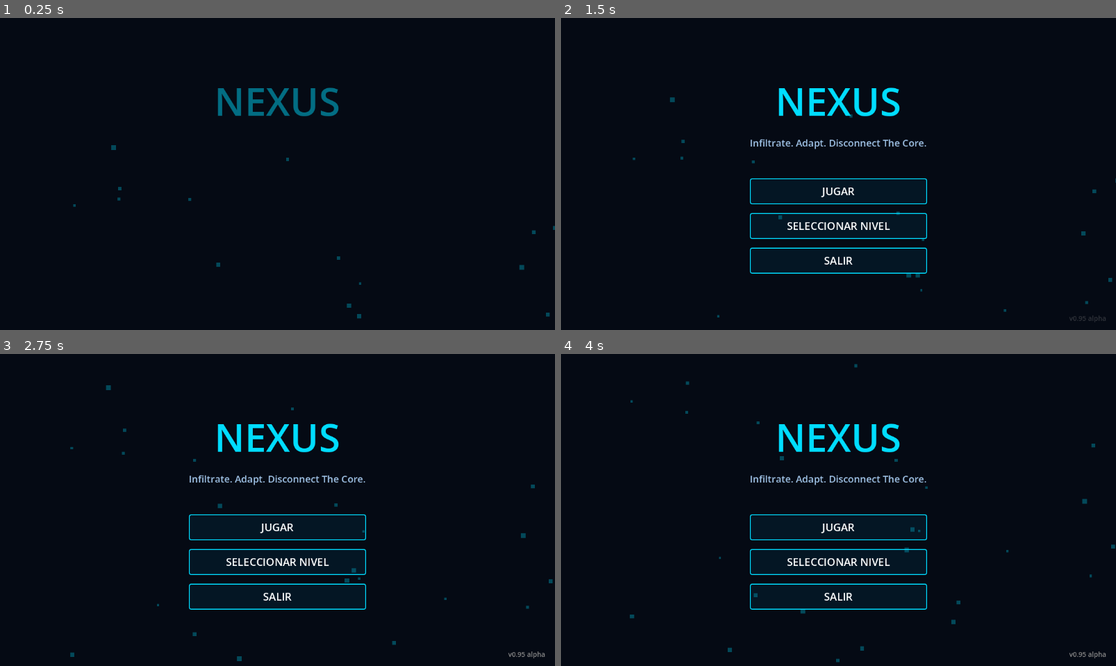
Above: before the commit, frames 1-4 (two rows, left to right).
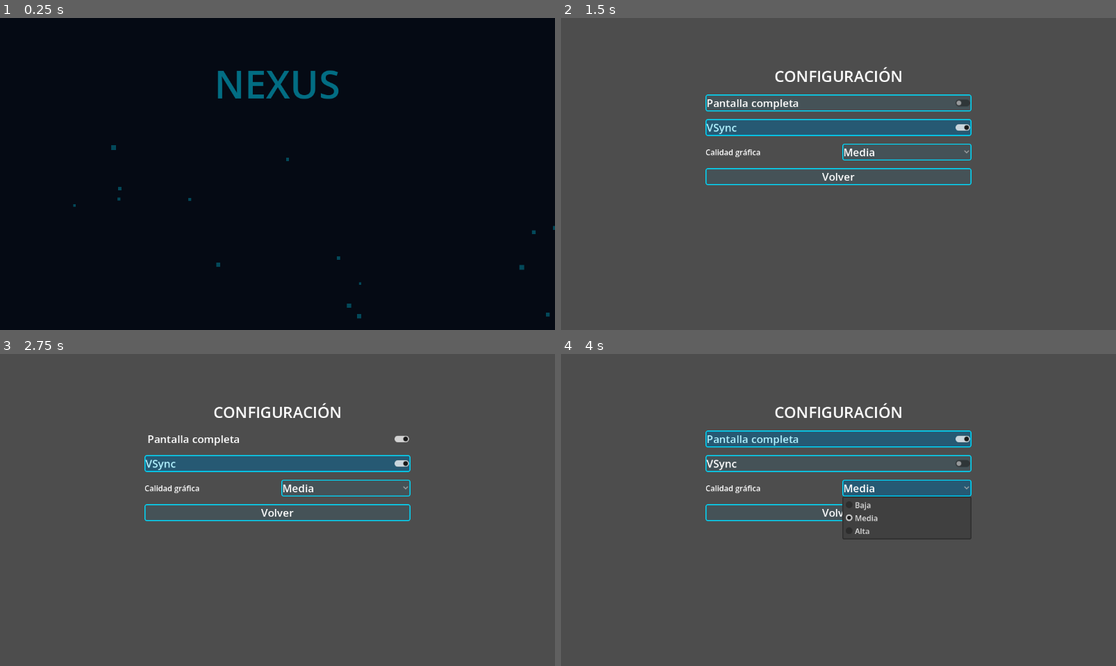
Above: after the commit, the same moments.

Repository: kilder16/NEXUS
Game: Godot game, scene res://scenes/ui/main_menu.tscn
Same seed, same stepped clock (60 frames per second), same inputs: the game is played once before the commit and once after it.
Inputs (mouse positions are in pixels of both pictures, inside the frame that each line leads up to):
- Up to frame 1 (0.25 s): no input
- Up to frame 2 (1.5 s): tap Enter at 0.5 s; move the mouse to (960, 158) at 0.52 s; hold Right 0.53-1.25 s; tap Q at 0.6 s; click (960, 158) at 0.67 s; tap Space at 0.77 s; click (838, 242) at 1.25 s, where only the run after the commit has a clickable "CONFIGURACIÓN"
- Up to frame 3 (2.75 s): click (277, 438) at 2 s, where only the run after the commit has a clickable "Pantalla completa"
- Up to frame 4 (4 s): click (838, 463) at 2.75 s, where only the run after the commit has a clickable "VSync"; click (905, 488) at 3.5 s, where only the run after the commit has a clickable "Media"

The runs differ from the first frame. In frame 1, 1.4% of the frame differs, in the area x 39-62%, y 16-32%; in frame 2, 100%, in the area x 0-100%, y 0-100%; in frame 3, 100%; in frame 4, 100%.

Commit message:
feat(settings): menú de configuración gráfica persistente
Settings con 3 opciones gráficas: pantalla completa, vsync, calidad
(Baja/Media/Alta). Accesible desde main menu y desde pause menu.
Persistencia via ConfigFile en user://settings.cfg.

- SettingsManager singleton (autoload) maneja carga, aplicación y guardado.
- settings_menu.tscn + settings_menu.gd: UI con CheckButton/OptionButton
  conectados al manager.
- Botón CONFIGURACIÓN agregado a main_menu y pause_menu.
- Patrón pending_return_path en SettingsManager para que "Volver" desde
  pause regrese al nivel correcto.
- Trade-off documentado: al volver desde settings durante un nivel, este
  se reinicia (no se preserva estado). Aceptado para esta versión;
  rediseño como overlay queda pendiente si se requiere.

Validado en Godot: settings persiste entre sesiones, fullscreen y
calidad aplican correctamente, acceso funcional desde ambos puntos.

Co-Authored-By: Claude Opus 4.7 (1M context) <noreply@anthropic.com>

Diff:
--- a/project.godot
+++ b/project.godot
@@ -19,6 +19,7 @@
 
 AudioManager="*res://scripts/systems/audio_manager.gd"
 ParticleManager="*res://scripts/systems/particle_manager.gd"
+SettingsManager="*res://scripts/systems/settings_manager.gd"
 
 [physics]
 
--- a/scenes/ui/main_menu.tscn
+++ b/scenes/ui/main_menu.tscn
@@ -88,6 +88,11 @@
 layout_mode = 2
 text = "SELECCIONAR NIVEL"
 
+[node name="ConfiguracionButton" type="Button" parent="VBoxContainer"]
+custom_minimum_size = Vector2(260, 54)
+layout_mode = 2
+text = "CONFIGURACIÓN"
+
 [node name="QuitButton" type="Button" parent="VBoxContainer"]
 custom_minimum_size = Vector2(260, 54)
 layout_mode = 2
@@ -116,4 +121,5 @@
 
 [connection signal="pressed" from="VBoxContainer/PlayButton" to="." method="_on_play_button_pressed"]
 [connection signal="pressed" from="VBoxContainer/LevelSelectButton" to="." method="_on_level_select_button_pressed"]
+[connection signal="pressed" from="VBoxContainer/ConfiguracionButton" to="." method="_on_configuracion_button_pressed"]
 [connection signal="pressed" from="VBoxContainer/QuitButton" to="." method="_on_quit_button_pressed"]
--- a/scenes/ui/pause_menu.tscn
+++ b/scenes/ui/pause_menu.tscn
@@ -47,10 +47,16 @@
 layout_mode = 2
 text = "CONTINUAR"
 
+[node name="SettingsButton" type="Button" parent="VBoxContainer"]
+custom_minimum_size = Vector2(200, 50)
+layout_mode = 2
+text = "CONFIGURACIÓN"
+
 [node name="MenuButton" type="Button" parent="VBoxContainer" unique_id=2115162059]
 custom_minimum_size = Vector2(200, 50)
 layout_mode = 2
 text = "MENÚ PRINCIPAL"
 
 [connection signal="pressed" from="VBoxContainer/ResumeButton" to="." method="_on_resume_button_pressed"]
+[connection signal="pressed" from="VBoxContainer/SettingsButton" to="." method="_on_settings_button_pressed"]
 [connection signal="pressed" from="VBoxContainer/MenuButton" to="." method="_on_menu_button_pressed"]
--- /dev/null
+++ b/scenes/ui/settings_menu.tscn
@@ -0,0 +1,65 @@
+[gd_scene load_steps=3 format=3]
+
+[ext_resource type="Script" path="res://scripts/ui/settings_menu.gd" id="1_script"]
+[ext_resource type="Theme" path="res://resources/themes/main_menu_theme.tres" id="2_theme"]
+
+[node name="SettingsMenu" type="Control"]
+layout_mode = 3
+anchors_preset = 15
+anchor_right = 1.0
+anchor_bottom = 1.0
+theme = ExtResource("2_theme")
+script = ExtResource("1_script")
+
+[node name="MarginContainer" type="MarginContainer" parent="."]
+layout_mode = 1
+anchors_preset = 8
+anchor_left = 0.5
+anchor_top = 0.5
+anchor_right = 0.5
+anchor_bottom = 0.5
+offset_left = -300.0
+offset_top = -250.0
+offset_right = 300.0
+offset_bottom = 250.0
+grow_horizontal = 2
+grow_vertical = 2
+theme_override_constants/margin_left = 24
+theme_override_constants/margin_top = 24
+theme_override_constants/margin_right = 24
+theme_override_constants/margin_bottom = 24
+
+[node name="VBoxContainer" type="VBoxContainer" parent="MarginContainer"]
+layout_mode = 2
+theme_override_constants/separation = 16
+
+[node name="TitleLabel" type="Label" parent="MarginContainer/VBoxContainer"]
+layout_mode = 2
+theme_override_font_sizes/font_size = 32
+text = "CONFIGURACIÓN"
+horizontal_alignment = 1
+
+[node name="FullscreenCheck" type="CheckButton" parent="MarginContainer/VBoxContainer"]
+layout_mode = 2
+text = "Pantalla completa"
+
+[node name="VsyncCheck" type="CheckButton" parent="MarginContainer/VBoxContainer"]
+layout_mode = 2
+text = "VSync"
+
+[node name="QualityHBox" type="HBoxContainer" parent="MarginContainer/VBoxContainer"]
+layout_mode = 2
+theme_override_constants/separation = 16
+
+[node name="QualityLabel" type="Label" parent="MarginContainer/VBoxContainer/QualityHBox"]
+layout_mode = 2
+size_flags_horizontal = 3
+text = "Calidad gráfica"
+
+[node name="QualityOption" type="OptionButton" parent="MarginContainer/VBoxContainer/QualityHBox"]
+layout_mode = 2
+size_flags_horizontal = 3
+
+[node name="BackButton" type="Button" parent="MarginContainer/VBoxContainer"]
+layout_mode = 2
+text = "Volver"
--- /dev/null
+++ b/scripts/systems/settings_manager.gd
@@ -0,0 +1,125 @@
+extends Node
+
+# === SETTINGS MANAGER ===
+# Autoload singleton. Maneja persistencia y aplicación de settings gráficos.
+# Archivo de configuración: user://settings.cfg
+#
+# Uso desde cualquier script:
+#   SettingsManager.set_fullscreen(true)
+#   SettingsManager.set_vsync(false)
+#   SettingsManager.set_quality(2)  # 0=Baja, 1=Media, 2=Alta
+#
+# Los settings se aplican al arrancar el juego automáticamente (_ready)
+# y se guardan en disco cada vez que se modifican.
+
+const SETTINGS_PATH := "user://settings.cfg"
+
+# === ESTADO (con defaults) ===
+var fullscreen: bool = false
+var vsync: bool = true
+var quality: int = 1  # 0=Baja, 1=Media, 2=Alta
+
+# Path de la escena a la que volver desde settings_menu. Lo setea el caller
+# (ej. pause_menu antes de cambiar de escena). settings_menu lo consume (lo
+# limpia a "") en _ready, así no retiene estado stale entre aperturas.
+# No se persiste en settings.cfg; solo vive en memoria.
+var pending_return_path: String = ""
+
+const QUALITY_NAMES := ["Baja", "Media", "Alta"]
+
+signal settings_changed
+
+func _ready():
+	load_settings()
+	# Aplicar después de 1 frame para asegurar que el viewport esté listo
+	await get_tree().process_frame
+	apply_all()
+
+# ============================================================================
+# PERSISTENCIA
+# ============================================================================
+
+func load_settings():
+	var cfg := ConfigFile.new()
+	var err := cfg.load(SETTINGS_PATH)
+	if err != OK:
+		print("[Settings] No hay settings guardados, usando defaults")
+		save_settings()
+		return
+
+	fullscreen = cfg.get_value("graphics", "fullscreen", false)
+	vsync = cfg.get_value("graphics", "vsync", true)
+	quality = cfg.get_value("graphics", "quality", 1)
+	print("[Settings] Cargados: fullscreen=", fullscreen, " vsync=", vsync, " quality=", QUALITY_NAMES[quality])
+
+func save_settings():
+	var cfg := ConfigFile.new()
+	cfg.set_value("graphics", "fullscreen", fullscreen)
+	cfg.set_value("graphics", "vsync", vsync)
+	cfg.set_value("graphics", "quality", quality)
+	var err := cfg.save(SETTINGS_PATH)
+	if err != OK:
+		push_warning("[Settings] No se pudo guardar settings.cfg: error " + str(err))
+
+# ============================================================================
+# APLICACIÓN
+# ============================================================================
+
+func apply_all():
+	apply_fullscreen()
+	apply_vsync()
+	apply_quality()
+	settings_changed.emit()
+
+func apply_fullscreen():
+	if fullscreen:
+		DisplayServer.window_set_mode(DisplayServer.WINDOW_MODE_FULLSCREEN)
+	else:
+		DisplayServer.window_set_mode(DisplayServer.WINDOW_MODE_WINDOWED)
+
+func apply_vsync():
+	if vsync:
+		DisplayServer.window_set_vsync_mode(DisplayServer.VSYNC_ENABLED)
+	else:
+		DisplayServer.window_set_vsync_mode(DisplayServer.VSYNC_DISABLED)
+
+func apply_quality():
+	var viewport := get_viewport()
+	if viewport == null:
+		return
+
+	match quality:
+		0:  # Baja
+			viewport.msaa_3d = Viewport.MSAA_DISABLED
+			viewport.scaling_3d_scale = 0.75
+			viewport.screen_space_aa = Viewport.SCREEN_SPACE_AA_DISABLED
+		1:  # Media
+			viewport.msaa_3d = Viewport.MSAA_2X
+			viewport.scaling_3d_scale = 1.0
+			viewport.screen_space_aa = Viewport.SCREEN_SPACE_AA_FXAA
+		2:  # Alta
+			viewport.msaa_3d = Viewport.MSAA_4X
+			viewport.scaling_3d_scale = 1.0
+			viewport.screen_space_aa = Viewport.SCREEN_SPACE_AA_FXAA
+
+# ============================================================================
+# SETTERS PÚBLICOS (llamados desde la UI del settings_menu)
+# ============================================================================
+
+func set_fullscreen(value: bool):
+	fullscreen = value
+	apply_fullscreen()
+	save_settings()
+	settings_changed.emit()
+
+func set_vsync(value: bool):
+	vsync = value
+	apply_vsync()
+	save_settings()
+	settings_changed.emit()
+
+func set_quality(value: int):
+	quality = clamp(value, 0, 2)
+	apply_quality()
+	save_settings()
+	settings_changed.emit()
--- a/scripts/ui/main_menu.gd
+++ b/scripts/ui/main_menu.gd
@@ -6,6 +6,7 @@
 @onready var subtitle_label: Label = $VBoxContainer/SubtitleLabel
 @onready var play_button: Button = $VBoxContainer/PlayButton
 @onready var level_select_button: Button = $VBoxContainer/LevelSelectButton
+@onready var configuracion_button: Button = $VBoxContainer/ConfiguracionButton
 @onready var quit_button: Button = $VBoxContainer/QuitButton
 @onready var version_label: Label = $VersionLabel
 @onready var level_select_panel: Control = $LevelSelectPanel
@@ -15,6 +16,8 @@
 func _ready() -> void:
 	Input.set_mouse_mode(Input.MOUSE_MODE_VISIBLE)
 	get_tree().paused = false
+	# Limpiar cualquier return path stale (ej. pause anterior que nunca abrió settings)
+	SettingsManager.pending_return_path = ""
 	AudioManager.play_music("menu_music", 2.0)
 
 	# Background FX posicionado al bottom-center del viewport
@@ -29,13 +32,15 @@
 	subtitle_label.modulate.a = 0.0
 	play_button.modulate.a = 0.0
 	level_select_button.modulate.a = 0.0
+	configuracion_button.modulate.a = 0.0
 	quit_button.modulate.a = 0.0
 	version_label.modulate.a = 0.0
 	play_button.scale = Vector2(0.92, 0.92)
 	level_select_button.scale = Vector2(0.92, 0.92)
+	configuracion_button.scale = Vector2(0.92, 0.92)
 	quit_button.scale = Vector2(0.92, 0.92)
 
-	var buttons: Array[Button] = [play_button, level_select_button, quit_button]
+	var buttons: Array[Button] = [play_button, level_select_button, configuracion_button, quit_button]
 	for btn in buttons:
 		btn.mouse_entered.connect(_on_button_hover_in.bind(btn))
 		btn.mouse_exited.connect(_on_button_hover_out.bind(btn))
@@ -90,6 +95,10 @@
 func _on_level_select_button_pressed() -> void:
 	level_select_panel.visible = true
 
+func _on_configuracion_button_pressed() -> void:
+	AudioManager.stop_music(0.5)
+	get_tree().change_scene_to_file("res://scenes/ui/settings_menu.tscn")
+
 func _on_quit_button_pressed() -> void:
 	get_tree().quit()
 
--- a/scripts/ui/pause_menu.gd
+++ b/scripts/ui/pause_menu.gd
@@ -24,6 +24,14 @@
 func _on_resume_button_pressed():
 	toggle_pause()
 
+func _on_settings_button_pressed():
+	# Setear retorno al nivel actual antes del swap. settings_menu lo consume en _ready.
+	SettingsManager.pending_return_path = get_tree().current_scene.scene_file_path
+	# Despausar y liberar mouse (settings_menu necesita mouse visible).
+	get_tree().paused = false
+	Input.set_mouse_mode(Input.MOUSE_MODE_VISIBLE)
+	get_tree().change_scene_to_file("res://scenes/ui/settings_menu.tscn")
+
 func _on_menu_button_pressed():
 	get_tree().paused = false
 	get_tree().change_scene_to_file("res://scenes/ui/main_menu.tscn")
--- /dev/null
+++ b/scripts/ui/settings_menu.gd
@@ -0,0 +1,69 @@
+extends Control
+
+# === SETTINGS MENU ===
+# Script de la UI del menú de configuración gráfica.
+# Se conecta a SettingsManager (autoload singleton).
+#
+# La escena .tscn debe tener esta estructura mínima (nombres exactos):
+#   - SettingsMenu (Control, este script)
+#       - MarginContainer
+#           - VBoxContainer
+#               - TitleLabel (Label, texto "Configuración" o "Settings")
+#               - FullscreenCheck (CheckButton, texto "Pantalla completa")
+#               - VsyncCheck (CheckButton, texto "VSync")
+#               - QualityHBox (HBoxContainer)
+#                   - QualityLabel (Label, texto "Calidad gráfica")
+#                   - QualityOption (OptionButton)
+#               - BackButton (Button, texto "Volver")
+#
+# Acepta una variable de retorno previa_scene_path: si se setea, BackButton
+# vuelve a esa escena. Si no, vuelve al menú principal.
+
+@onready var fullscreen_check: CheckButton = $MarginContainer/VBoxContainer/FullscreenCheck
+@onready var vsync_check: CheckButton = $MarginContainer/VBoxContainer/VsyncCheck
+@onready var quality_option: OptionButton = $MarginContainer/VBoxContainer/QualityHBox/QualityOption
+@onready var back_button: Button = $MarginContainer/VBoxContainer/BackButton
+
+# Path de la escena anterior; el menú principal lo setea al instanciar este menú
+var previous_scene_path: String = "res://scenes/ui/main_menu.tscn"
+
+func _ready():
+	# Consumir return path si alguien (pause_menu) lo seteó antes del swap.
+	# Se limpia para no contaminar futuras aperturas desde el main menu.
+	if SettingsManager.pending_return_path != "":
+		previous_scene_path = SettingsManager.pending_return_path
+		SettingsManager.pending_return_path = ""
+
+	# Llenar OptionButton de calidad
+	quality_option.clear()
+	for name in SettingsManager.QUALITY_NAMES:
+		quality_option.add_item(name)
+
+	# Sincronizar UI con estado actual de SettingsManager
+	fullscreen_check.button_pressed = SettingsManager.fullscreen
+	vsync_check.button_pressed = SettingsManager.vsync
+	quality_option.select(SettingsManager.quality)
+
+	# Conectar señales
+	fullscreen_check.toggled.connect(_on_fullscreen_toggled)
+	vsync_check.toggled.connect(_on_vsync_toggled)
+	quality_option.item_selected.connect(_on_quality_selected)
+	back_button.pressed.connect(_on_back_pressed)
+
+func _on_fullscreen_toggled(value: bool):
+	SettingsManager.set_fullscreen(value)
+
+func _on_vsync_toggled(value: bool):
+	SettingsManager.set_vsync(value)
+
+func _on_quality_selected(index: int):
+	SettingsManager.set_quality(index)
+
+func _on_back_pressed():
+	get_tree().change_scene_to_file(previous_scene_path)
+
+func _unhandled_input(event):
+	# ESC también vuelve atrás
+	if event.is_action_pressed("ui_cancel"):
+		_on_back_pressed()
+		get_viewport().set_input_as_handled()
Not shown, added: scripts/systems/settings_manager.gd.uid
Not shown, added: scripts/ui/settings_menu.gd.uid
